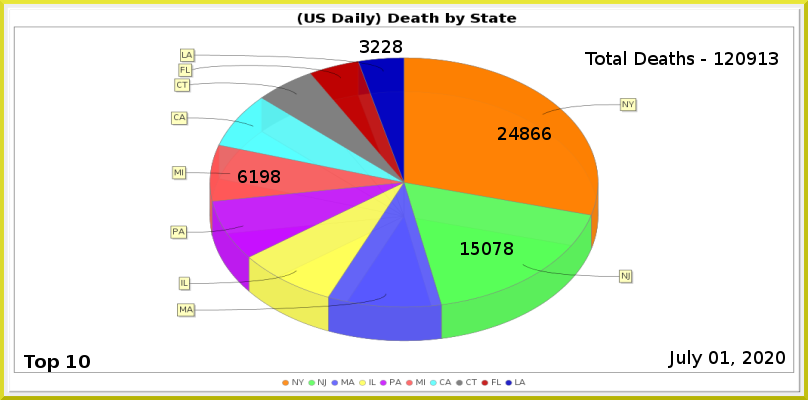
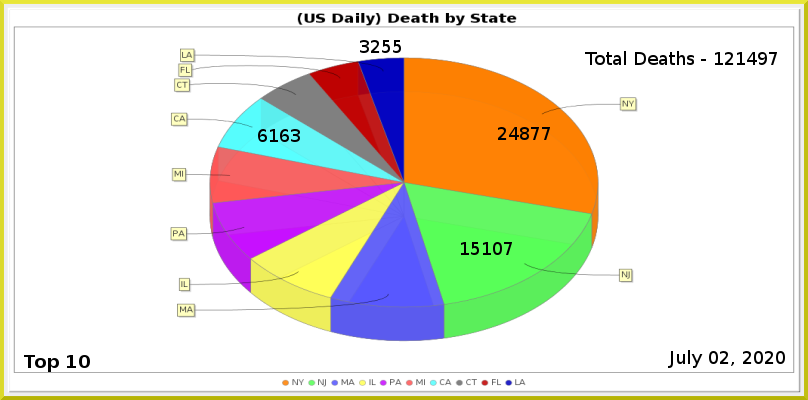
Layered file, before and after one edit (808 × 400). Changes by layer:
painted on "Least" over [382, 40, 402, 53]
renamed "MI" to "CA", painted on it over [238, 129, 300, 183]
painted on "NJ" over [482, 242, 513, 255]
painted on "NY" over [531, 127, 551, 140]
renamed "Total Deaths - 120913" to "Total Deaths - 121497", painted on it over [736, 52, 778, 65]
painted on "Current Date" over [720, 351, 729, 364]
painted on "Death_by_State.png" over [170, 48, 638, 342]
